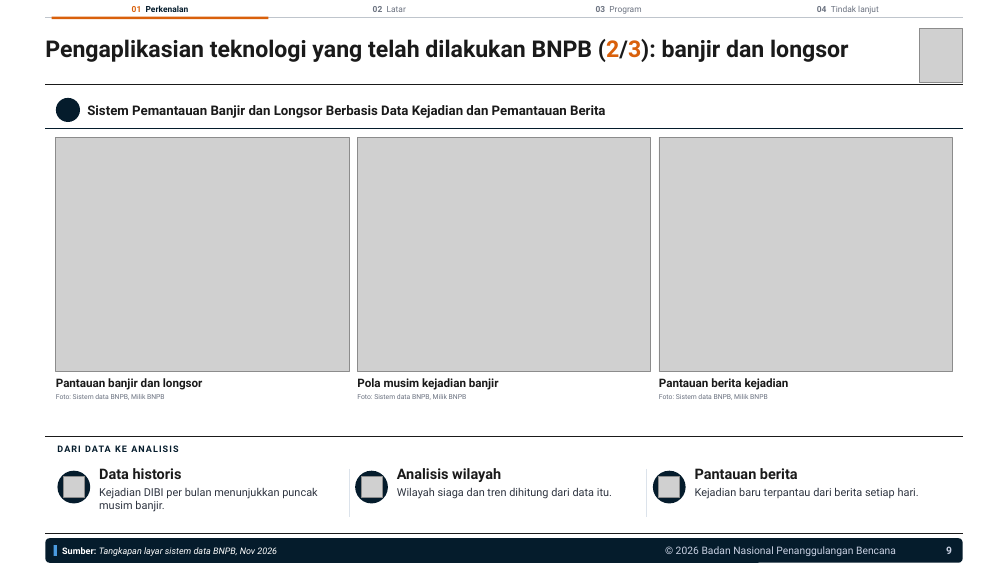
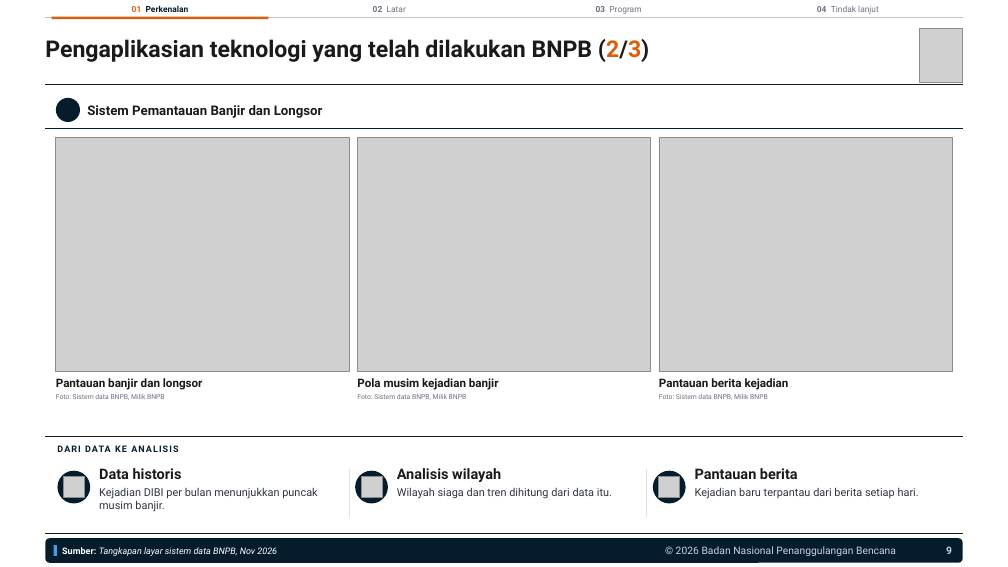
Before and after one commit to terasurbannetwork/poskokarhutla, a slide deck: slide 9 of data/kegiatan-bnpb/kunjungan-kampus/UMY/Paparan Kerja Sama BNPB dengan UMY 041126.pptx. Drawn at 1008x567 pixels with LibreOffice and Linux fonts; fonts in the diff are those of the drawing; grey boxes stand for pictures; background and template pictures are left out. Boxes give left, top, right and bottom in pixels: in the first picture for what was removed or moved away, otherwise in the second. Text is boxed around its words. In the diff, an @@ line names an element or a change of style, - is before the commit and + after.

```diff
--- a/data/kegiatan-bnpb/kunjungan-kampus/UMY/Paparan Kerja Sama BNPB dengan UMY 041126.pptx
+++ b/data/kegiatan-bnpb/kunjungan-kampus/UMY/Paparan Kerja Sama BNPB dengan UMY 041126.pptx
@@ text at (45, 39, 649, 62): text changed @@
-Pengaplikasian teknologi yang telah dilakukan BNPB (2/3): banjir dan longsor
+Pengaplikasian teknologi yang telah dilakukan BNPB (2/3)
@@ text at (87, 105, 323, 118): text changed @@
-Sistem Pemantauan Banjir dan Longsor Berbasis Data Kejadian dan Pemantauan Berita
+Sistem Pemantauan Banjir dan Longsor
```
Also in this commit, not shown: 14 other slides changed, 1 slide added, 1 slide removed, 10 other files.
